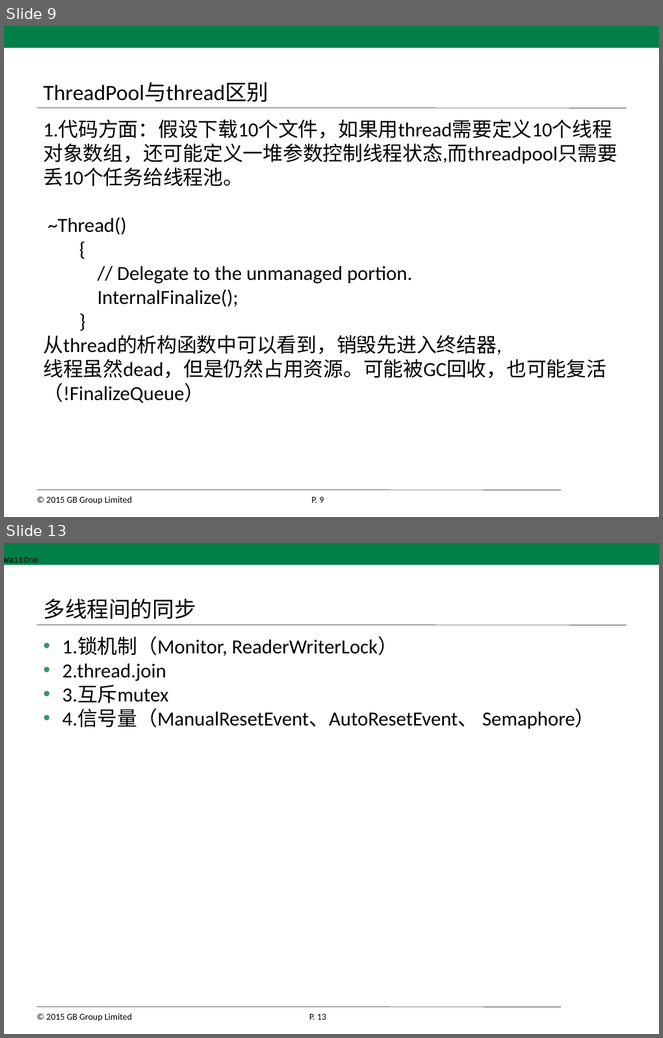
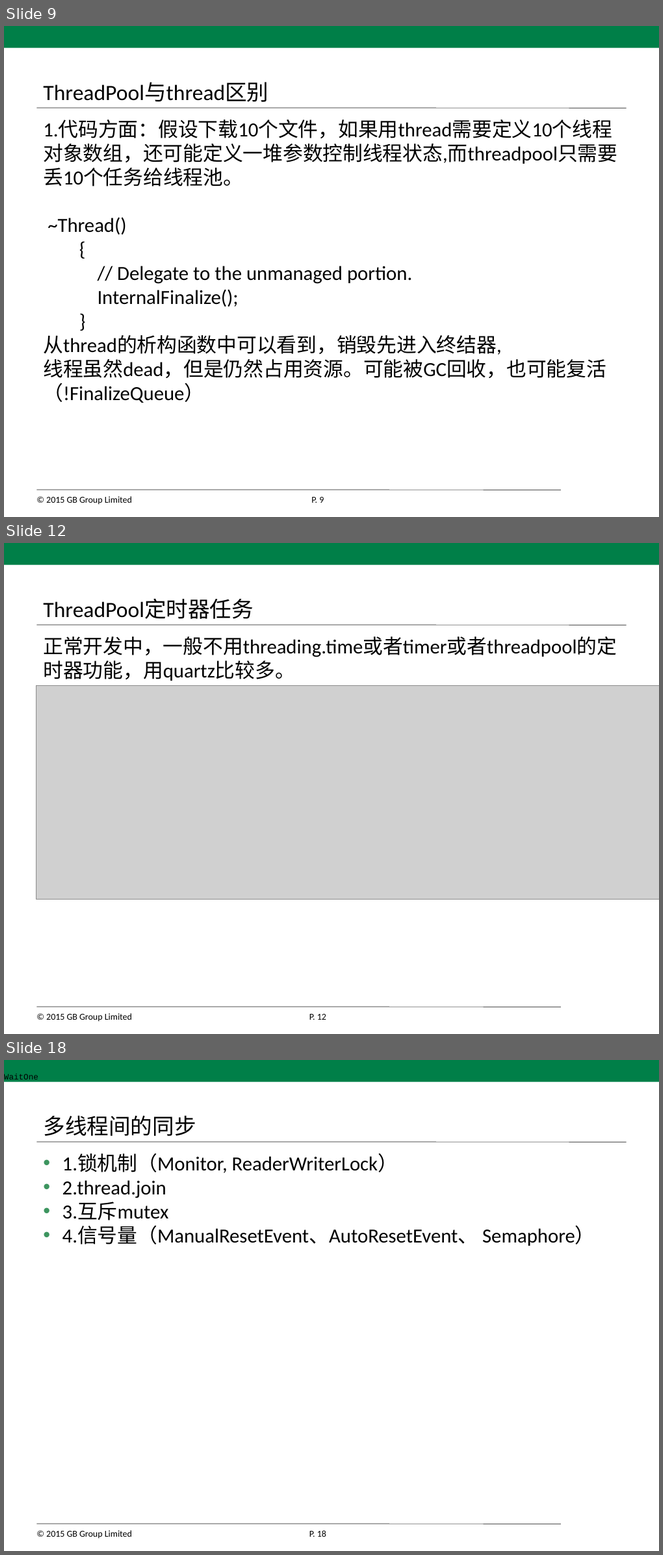
Before and after one commit to xiafeicn/AsyncProgram, a slide deck: 异步编程.pptx. Shown one above the other, each under a label of ours: slides 9 and 13 before the commit, slides 9, 12 and 18 after it; the slides between them are not shown. The pictures are 663x1038 and 663x1555 pixels, drawn with LibreOffice and Linux fonts; fonts in the diff are those of the drawing; grey boxes stand for pictures; background and template pictures are left out. Boxes give left, top, right and bottom in pixels: in the first picture for what was removed or moved away, otherwise in the second. Text is boxed around its words. In the diff, an @@ line names an element or a change of style, - is before the commit and + after.

```diff
--- a/异步编程.pptx
+++ b/异步编程.pptx
@@ slide 12 added at bbox=[4, 543, 659, 1034], background #FFFFFF; not listed: 5 template elements that a slide beside it also shows @@
@@ title added at bbox=[43, 599, 254, 619], 24 pt, text #000000 @@
+ThreadPool定时器任务
@@ text added at bbox=[43, 637, 617, 681], 22 pt, text #000000 @@
+正常开发中，一般不用threading.time或者timer或者threadpool的定时器功能，用quartz比较多。
@@ picture added at bbox=[36, 686, 659, 900] @@
@@ what was slide 13 is now slide 18 @@
@@ page number at bbox=[310, 1531, 326, 1537]: text changed @@
-P. 13
+P. 18
```
Also in this commit, not shown: 4 slides changed, 4 other slides added, 31 other files.
